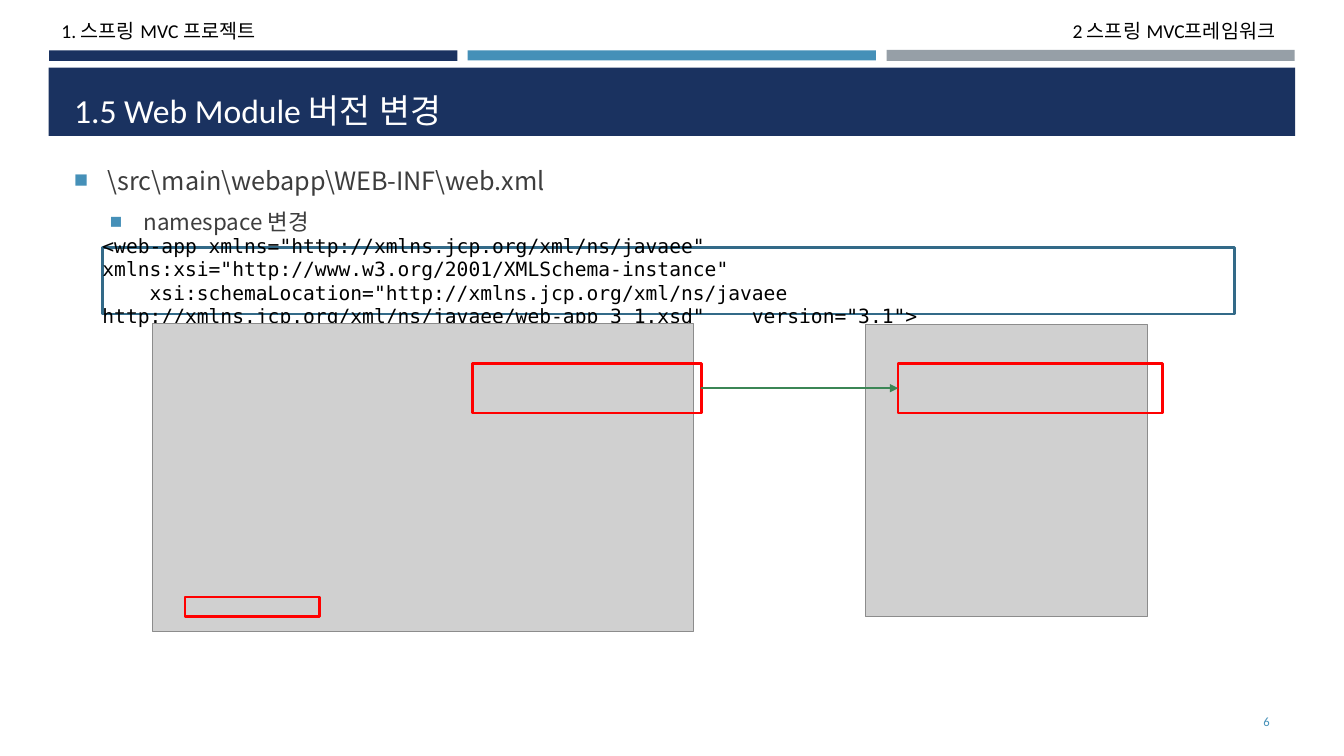
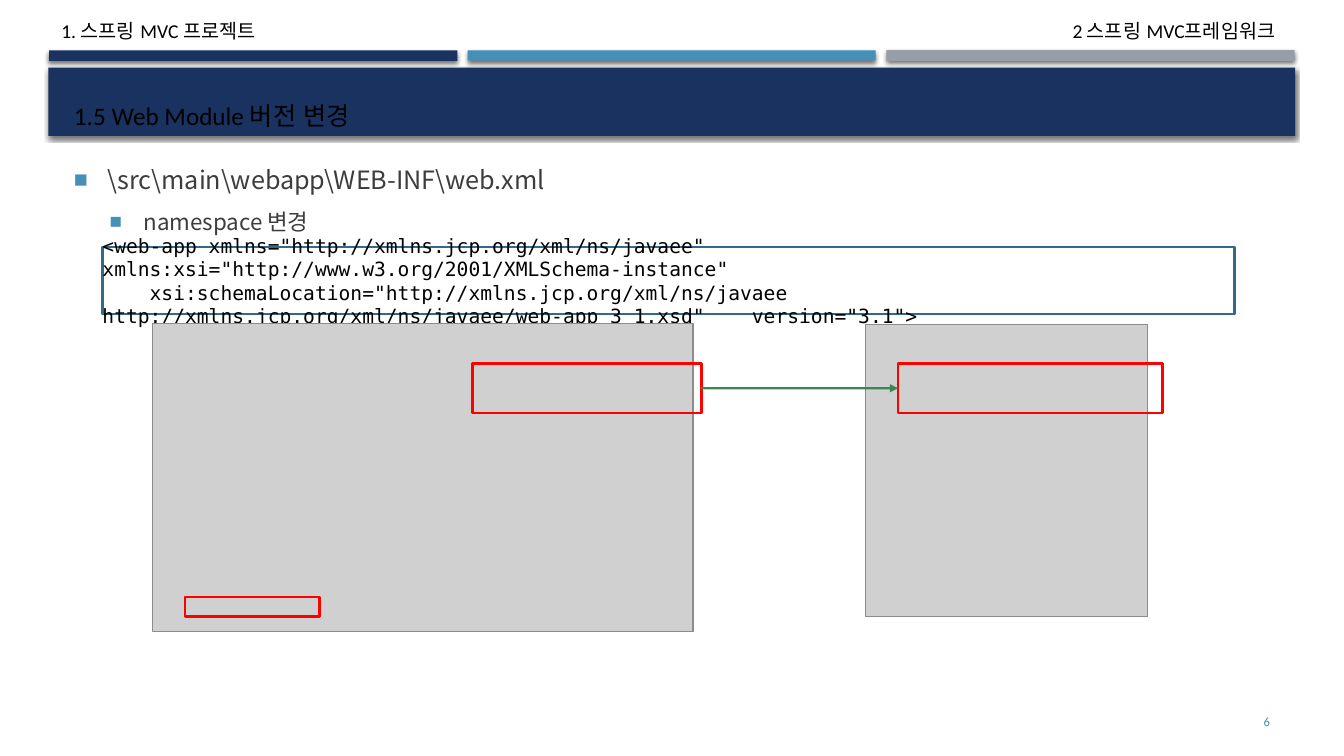
Before and after one commit to deukvely/spring, a slide deck: slide 6 of PPT/03.스프링프로젝트.pptx. Drawn at 1344x756 pixels with LibreOffice and Linux fonts; fonts in the diff are those of the drawing; grey boxes stand for pictures. Boxes give left, top, right and bottom in pixels: in the first picture for what was removed or moved away, otherwise in the second. Text is boxed around its words. In the diff, an @@ line names an element or a change of style, - is before the commit and + after.

```diff
--- a/PPT/03.스프링프로젝트.pptx
+++ b/PPT/03.스프링프로젝트.pptx
@@ shadow on in 4 elements at (x1=49, y1=50, x2=458, y2=60), (x1=886, y1=50, x2=1295, y2=62), (x1=468, y1=50, x2=876, y2=60), (x1=48, y1=68, x2=1296, y2=136) @@
@@ title "1.5 Web Module 버전 변경" at (x1=74, y1=104, x2=349, y2=127): size 24 to 18 pt, text colour #FFFFFF to #000000 @@
@@ rectangle "<web-app xmlns="http://xmlns.jcp.org/xml/ns/javaee" xmlns:xs ..." at (x1=103, y1=247, x2=1235, y2=314): outline #336B88 1.75 pt to #336A88 1.75 pt @@
```
Also in this commit, not shown: 28 other slides changed, 33 other files.
